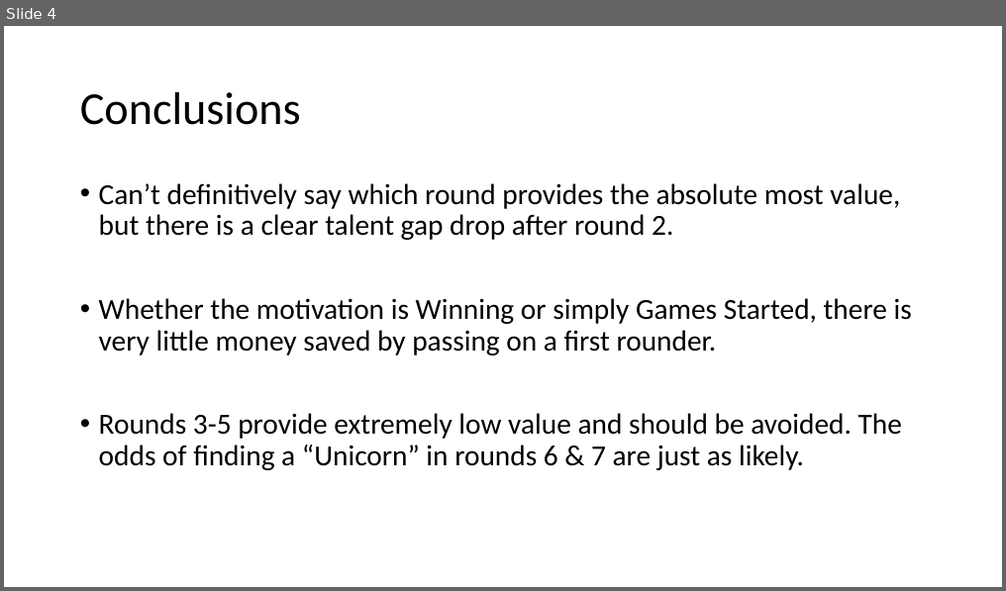
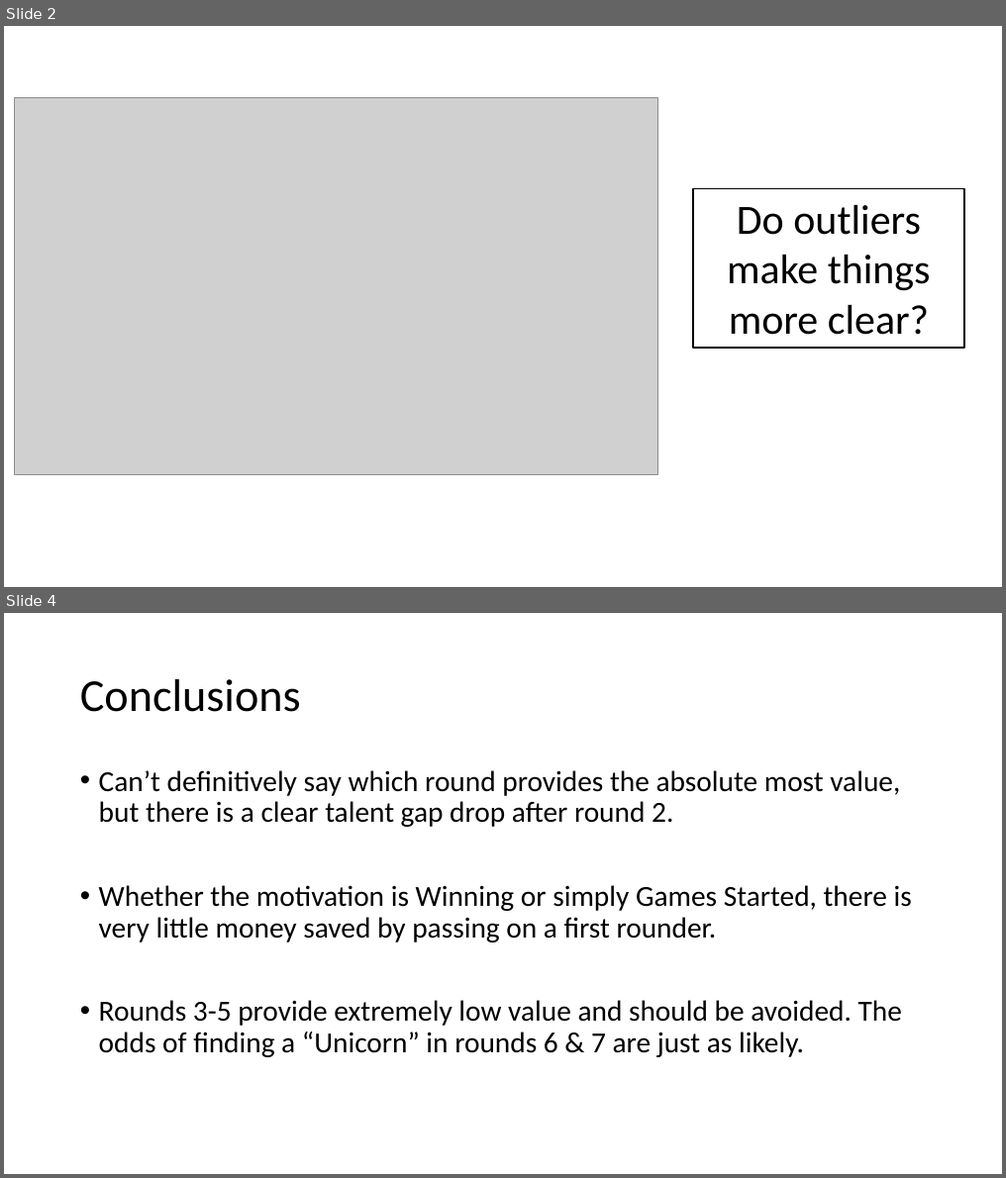
Before and after one commit to mikejackson35/mica_team, a slide deck: mj_presentation_slides.pptx. Shown one above the other, each under a label of ours: slide 4 before the commit, slides 2 and 4 after it; the slides between them are not shown. The pictures are 1006x591 and 1006x1178 pixels, drawn with LibreOffice and Linux fonts; fonts in the diff are those of the drawing; grey boxes stand for pictures. Boxes give left, top, right and bottom in pixels: in the first picture for what was removed or moved away, otherwise in the second. Text is boxed around its words. In the diff, an @@ line names an element or a change of style, - is before the commit and + after.

```diff
--- a/mj_presentation_slides.pptx
+++ b/mj_presentation_slides.pptx
@@ slide 2 added at (4,26,1002,587), background #FFFFFF @@
@@ picture added at (15,98,657,475) @@
@@ rectangle added at (693,189,964,348), outline #000000 1.5 pt, 40 pt, text #000000 @@
+Do outliers make things more clear?
```
Also in this commit, not shown: 2 other slides added, 3 slides removed.
